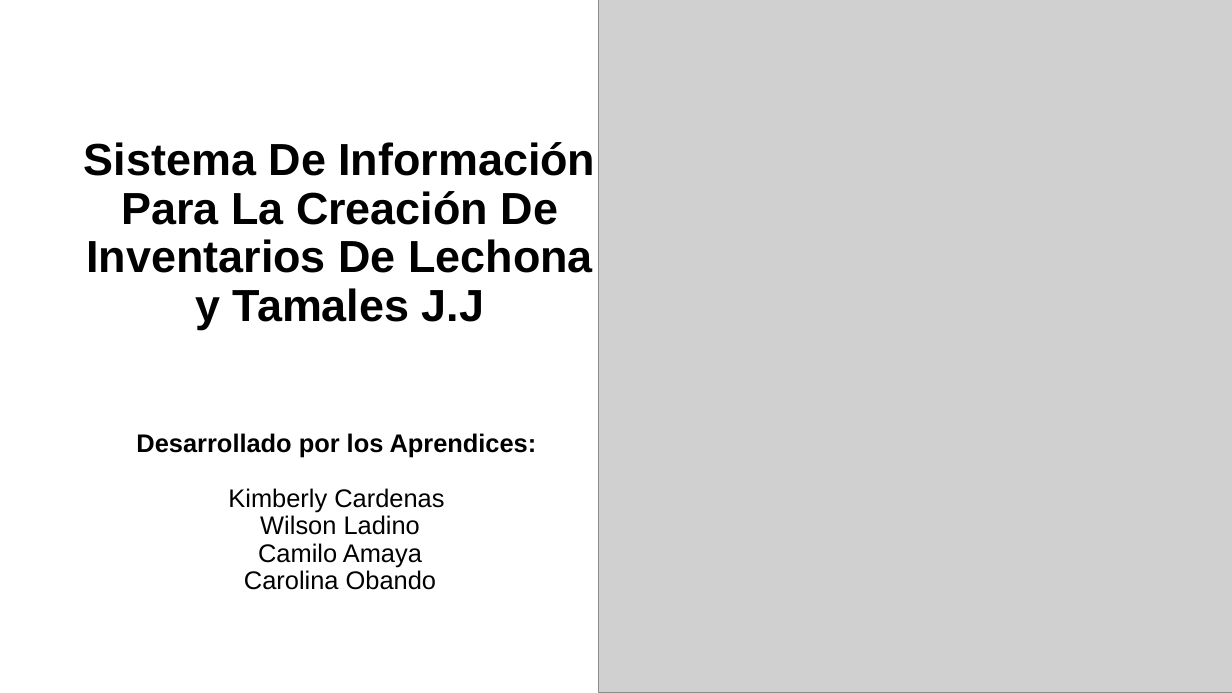
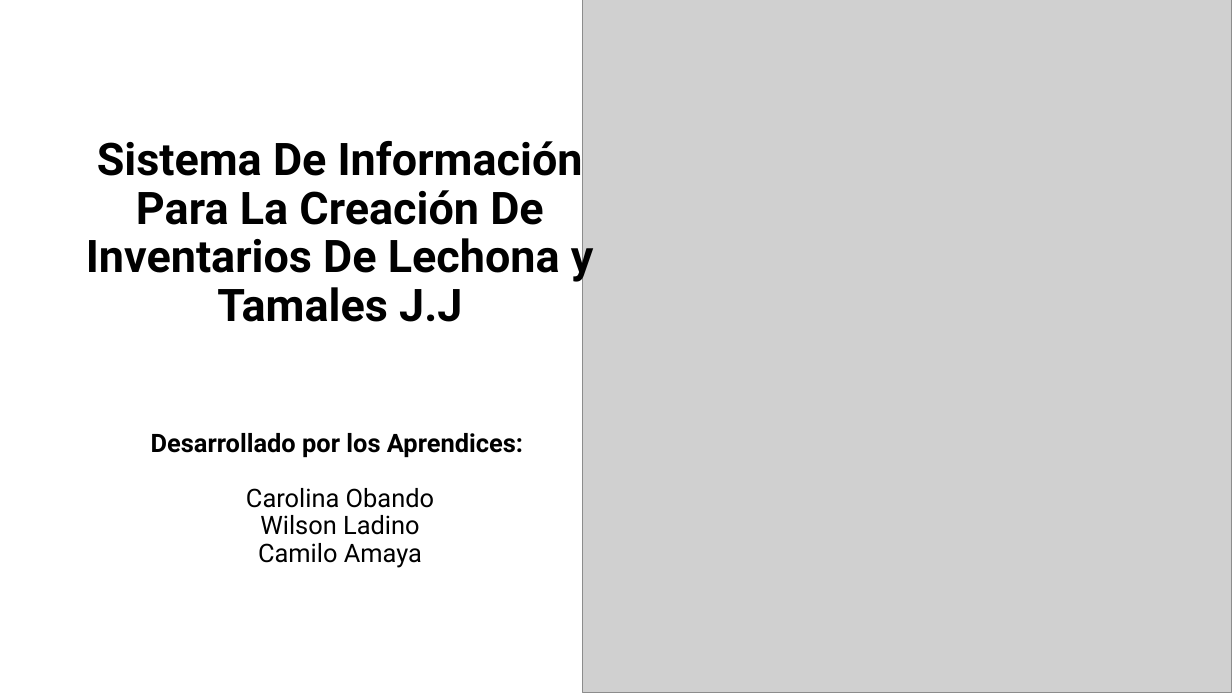
Before and after one commit to ProyectoJJ/Proyecto, a slide deck: slide 1 of Presentacion Final.pptx. Drawn at 1232x693 pixels with LibreOffice and Linux fonts; fonts in the diff are those of the drawing; grey boxes stand for pictures; background and template pictures are left out. Boxes give left, top, right and bottom in pixels: in the first picture for what was removed or moved away, otherwise in the second. Text is boxed around its words. In the diff, an @@ line names an element or a change of style, - is before the commit and + after.

```diff
--- a/Presentacion Final.pptx
+++ b/Presentacion Final.pptx
@@ picture resized from (x1=599, y1=0, x2=1232, y2=693) to (x1=583, y1=0, x2=1232, y2=693) @@
@@ subtitle "Sistema De Información Para La ..." at (x1=86, y1=134, x2=594, y2=322): font Arial to Roboto; more space between paragraphs @@
@@ title at (x1=151, y1=433, x2=523, y2=567): text changed; font Arial to Roboto @@
-Desarrollado por los Aprendices:
-Kimberly Cardenas
-Wilson Ladino
-Camilo Amaya
-Carolina Obando
+Desarrollado por los Aprendices:
+Carolina Obando
+Wilson Ladino
+Camilo Amaya
```
Also in this commit, not shown: 7 other slides changed, 1 slide added, 2 slides removed.
